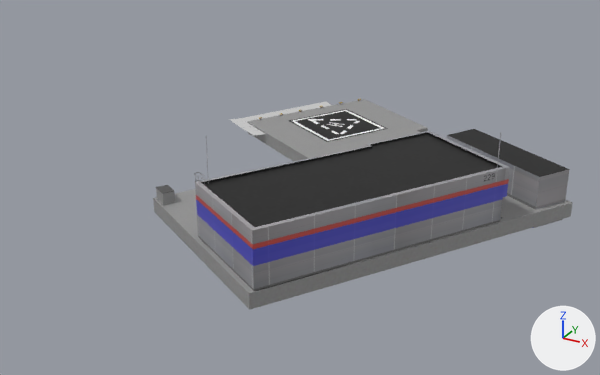
The Blender file blender/loww-fest.blend as it was, and as the next commit left it.
One viewpoint serves both versions: a 50 mm camera at (61.0, -126.3, 49.1) aimed at (10.7, -34.9, 3.3). The axes (+X, +Y, +Z) are drawn at lower right. The lights are the same throughout.

Names of what the first picture shows: '229', 'building.184', 'building.189', 'padmarking', 'safetynet'.
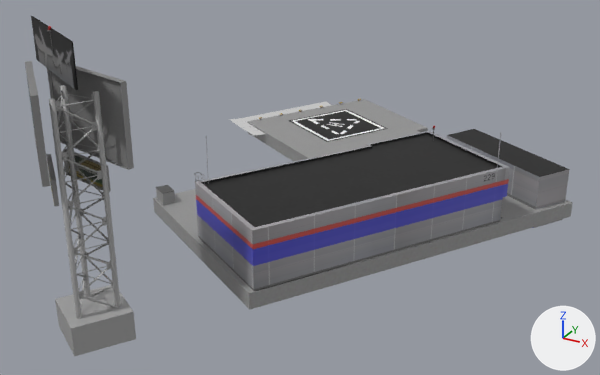
Pixel boxes (x1, y1, x2, y2) of what changed, in the pictures (600 x 375 px):
```json
{"object": "mast", "change": "added", "after": [49, 85, 136, 356]}
{"object": "signpost", "change": "added", "after": [25, 16, 134, 206]}
```

Scene script edits in JSON lines:
```json
{"op": "add", "block": "img_loww_signpost_png", "code": ["img_loww_signpost_png = load_image('loww-signpost.png', '../output/Scenery/Objects/e010n40/e016n48/loww/loww-signpost.png', 512, 1024, 'sRGB')"]}
{"op": "add", "block": "mat_default_002", "code": ["mat_default_002 = principled_material('Default.002')", "mat_default_002.base_color = (0.363, 0.363, 0.363)  # grey #a2a2a2"]}
{"op": "add", "block": "mat_material_001", "code": ["mat_material_001 = principled_material('Material.001')", "mat_material_001.texture = img_loww_signpost_png"]}
{"op": "add", "block": "me_cube_002", "code": ["me_cube_002 = bpy.data.meshes.new('Cube.002')", "me_cube_002.from_pydata(...)  # 920 vertices, 275 faces; spans x -1.04..0.96, y -0.98..1.02, z -0.03..8.16", "me_cube_002.materials.append(mat_default_002)  # grey #a2a2a2"]}
{"op": "add", "block": "me_cube", "code": ["me_cube = bpy.data.meshes.new('Cube')", "me_cube.from_pydata(...)  # 48 vertices, 24 faces; spans x -1.2..1.2, y -26.5..2.0, z -1.7..2.0", "me_cube.materials.append(mat_material_001)  # picture img_loww_signpost_png"]}
{"op": "add", "block": "ob_mast", "code": ["ob_mast = bpy.data.objects.new('mast', me_cube_002)", "ob_mast.location = (2.6, -67.7, -3.5)", "ob_mast.rotation_euler = (0.0, 0.0, -0.567)  # degrees (0, 0, -32)", "ob_mast.scale = (3.45, 3.45, 3.45)"]}
{"op": "add", "block": "ob_signpost", "code": ["ob_signpost = bpy.data.objects.new('signpost', me_cube)", "ob_signpost.location = (0.9, -63.6, 21.2)", "ob_signpost.rotation_euler = (0.0, 0.0, -0.0937)  # degrees (0, 0, -5.4)", "ob_signpost.scale = (6.01, 0.356, 4.61)"]}
```
